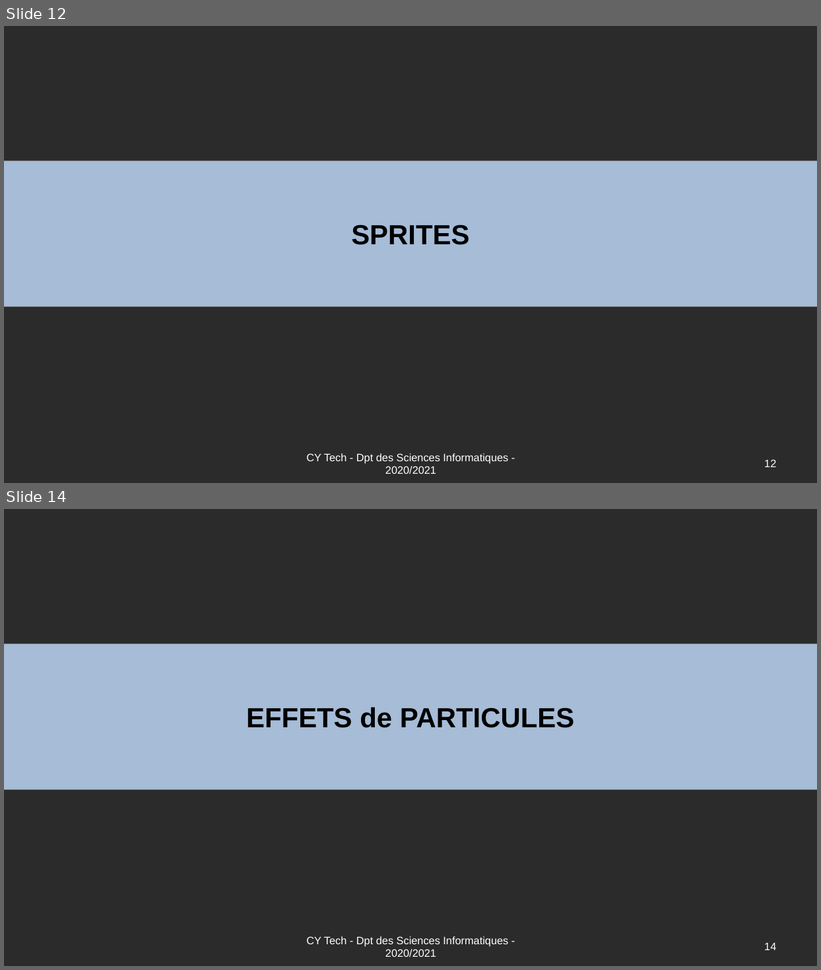
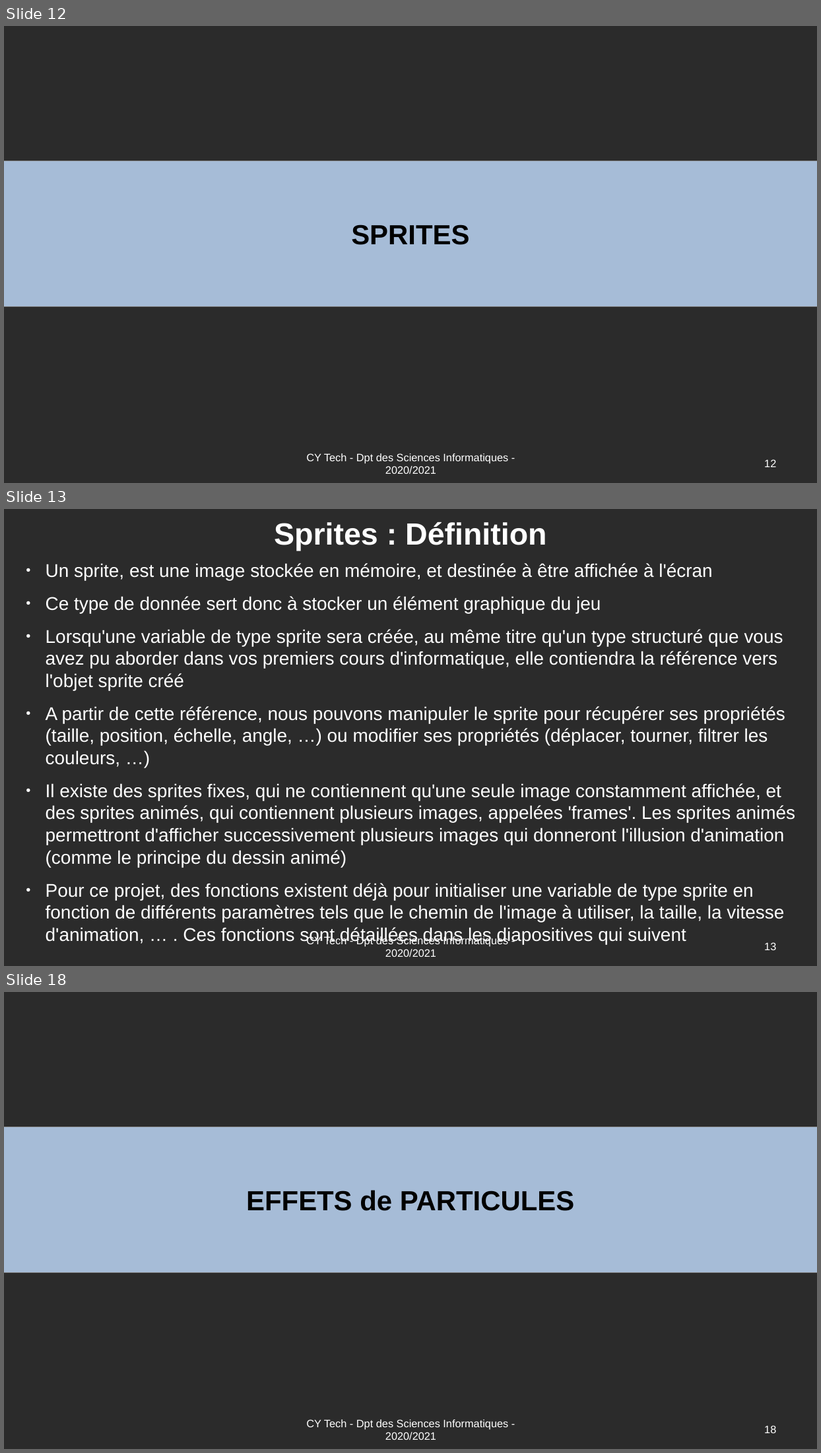
Before and after one commit to Romuald78/pyArcade, a slide deck: doc/UE_Libre_Jeu_Arcade_Documentation.odp. Shown one above the other, each under a label of ours: slides 12 and 14 before the commit, slides 12, 13 and 18 after it; the slides between them are not shown. The pictures are 821x970 and 821x1453 pixels, drawn with LibreOffice and Linux fonts; fonts in the diff are those of the drawing; background and template pictures are left out; a plain dark background stands for a picture behind light text. Boxes give left, top, right and bottom in pixels: in the first picture for what was removed or moved away, otherwise in the second. Text is boxed around its words. In the diff, an @@ line names an element or a change of style, - is before the commit and + after.

```diff
--- a/doc/UE_Libre_Jeu_Arcade_Documentation.odp
+++ b/doc/UE_Libre_Jeu_Arcade_Documentation.odp
@@ slide 13 added at (4,509,817,966), background picture (left out) @@
@@ title added at (274,522,547,551), 40 pt, text #FFFFFF, bold @@
+Sprites : Définition
@@ text added at (46,563,795,945), 24 pt, text #FFFFFF @@
+● Un sprite, est une image stockée en mémoire, et destinée à être affichée à l'écran
+● Ce type de donnée sert donc à stocker un élément graphique du jeu
+● Lorsqu'une variable de type sprite sera créée, au même titre qu'un type structuré que vous avez pu aborder dans vos premiers cours d'informatique, elle contiendra la référence vers l'objet sprite créé
+● A partir de cette référence, nous pouvons manipuler le sprite pour récupérer ses propriétés (taille, position, échelle, angle, …) ou modifier ses propriétés (déplacer, tourner, filtrer les couleurs, …)
+● Il existe des sprites fixes, qui ne contiennent qu'une seule image constamment affichée, et des sprites animés, qui contiennent plusieurs images, appelées 'frames'. Les sprites animés permettront d'afficher successivement plusieurs images qui donneront l'illusion d'animation (comme le principe du dessin animé)
+● Pour ce projet, des fonctions existent déjà pour initialiser une variable de type sprite en fonction de différents paramètres tels que le chemin de l'image à utiliser, la taille, la vitesse d'animation, … . Ces fonctions sont détaillées dans les diapositives qui suivent
@@ text added at (306,935,508,957), 14 pt, text #FFFFFF @@
+CY Tech - Dpt des Sciences Informatiques - 2020/2021
@@ page number added at (764,943,776,951), 14 pt, text #FFFFFF @@
+13
@@ what was slide 14 is now slide 18 @@
@@ page number at (764,1426,776,1434): text changed @@
-14
+18
```
Also in this commit, not shown: 7 slides changed, 3 other slides added, 1 other file.
